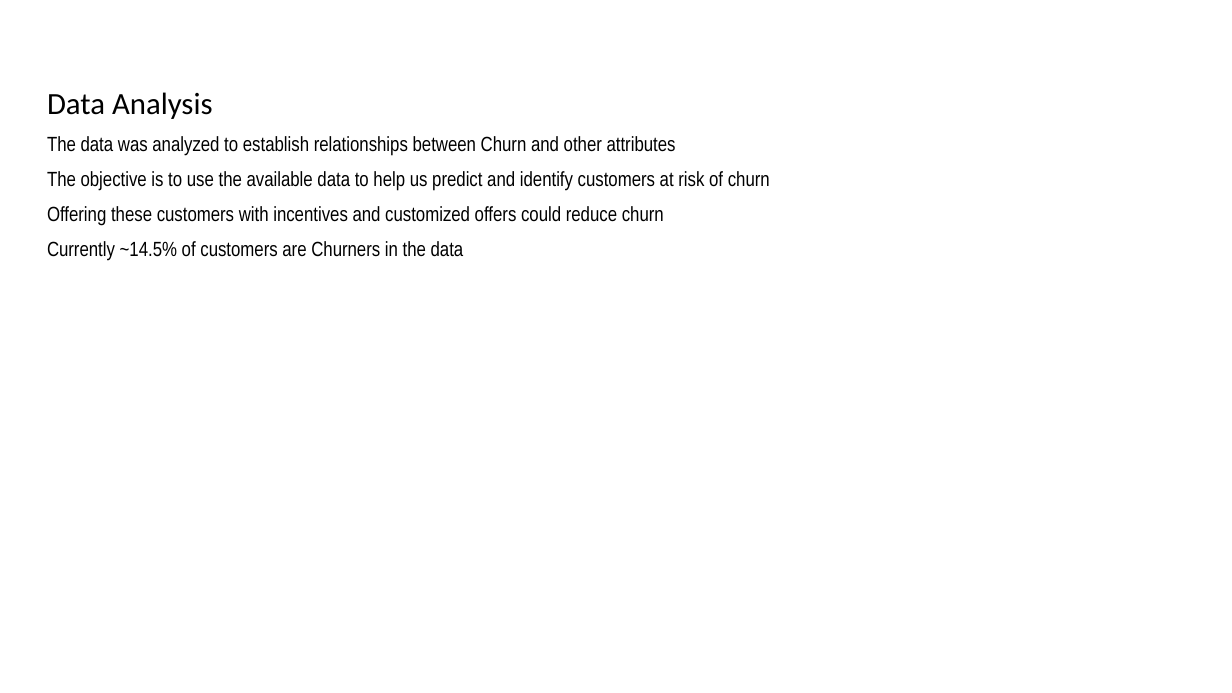
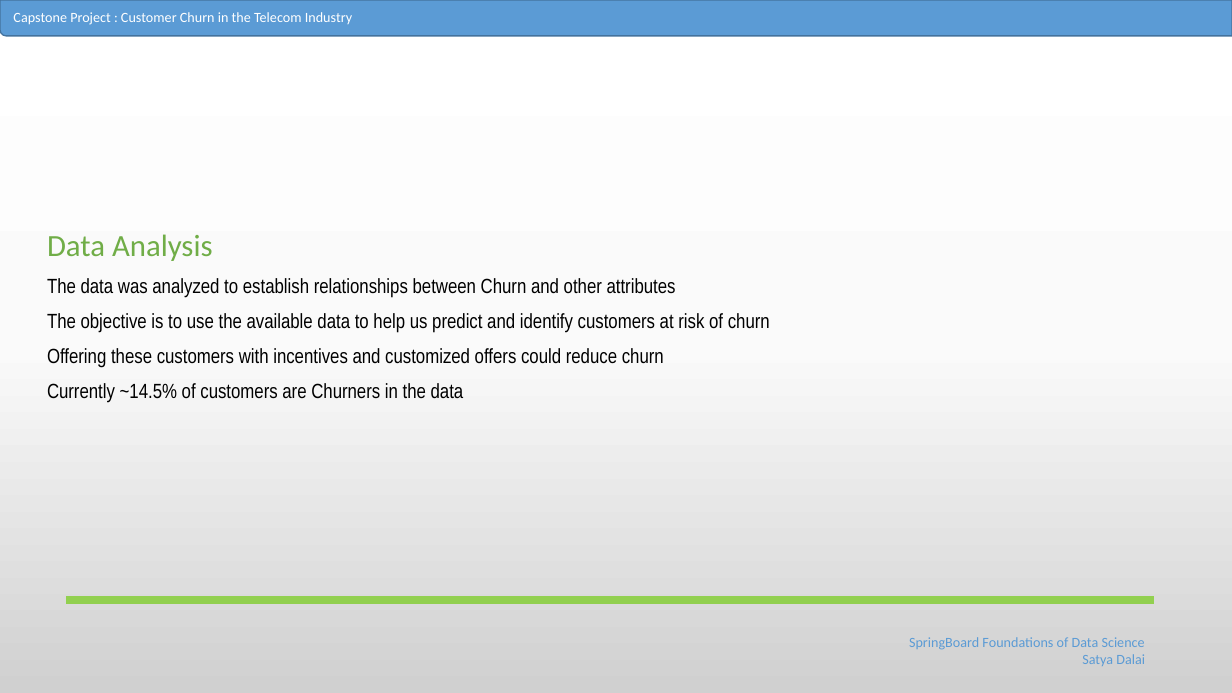
Before and after one commit to Satyad1/Capstone, a slide deck: slide 3 of Slides_SatyaD.pptx. Drawn at 1232x693 pixels with LibreOffice and Linux fonts; fonts in the diff are those of the drawing. Boxes give left, top, right and bottom in pixels: in the first picture for what was removed or moved away, otherwise in the second. Text is boxed around its words. In the diff, an @@ line names an element or a change of style, - is before the commit and + after.

```diff
--- a/Slides_SatyaD.pptx
+++ b/Slides_SatyaD.pptx
@@ background #FFFFFF to gradient #FFFFFF to #FBFBFB to #D1D1D1 @@
@@ round rect added at box(0, 0, 1232, 36), fill #5B9BD5, outline #43739E 1 pt @@
@@ text added at box(13, 12, 352, 25), 11 pt, text #FFFFFF @@
+Capstone Project : Customer Churn in the Telecom Industry
@@ text at box(47, 234, 213, 261): text colour #000000 to #70AD47 in "Data Analysis" @@
@@ line added from (67, 600) to (1154, 600), #92D050 6 pt @@
@@ text added at box(909, 637, 1145, 666), 11 pt, text #5B9BD5 @@
+SpringBoard Foundations of Data Science
+Satya Dalai
```
Also in this commit, not shown: 5 other slides changed, 7 slides added, 4 slides removed.
